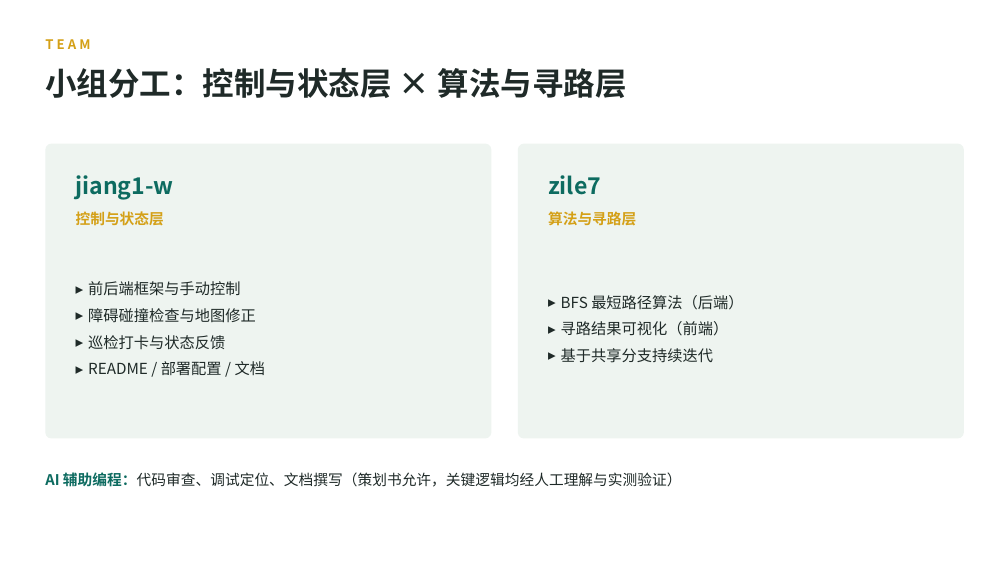
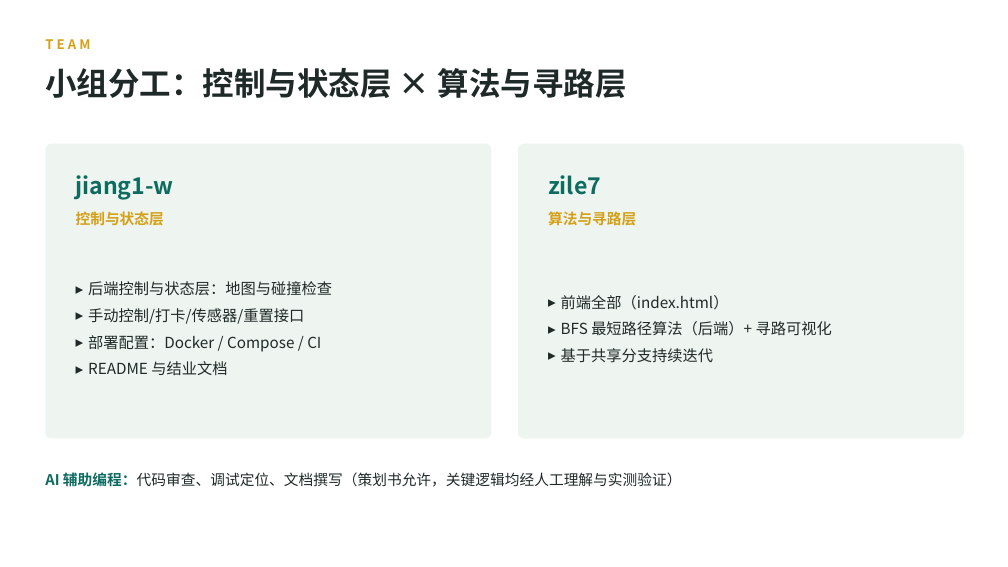
Before and after one commit to jiang1-w/git-example, a slide deck: slide 3 of 小车/docs/项目汇报.pptx. Drawn at 1008x567 pixels with LibreOffice and Linux fonts; fonts in the diff are those of the drawing. Boxes give left, top, right and bottom in pixels: in the first picture for what was removed or moved away, otherwise in the second. Text is boxed around its words. In the diff, an @@ line names an element or a change of style, - is before the commit and + after.

Commit message:
docs: 汇报 PPT 分工表修正——前端全部归属 zile7

```diff
--- a/小车/docs/项目汇报.pptx
+++ b/小车/docs/项目汇报.pptx
@@ text at (88,281,332,375): text changed @@
-▸ 前后端框架与手动控制
-▸ 障碍碰撞检查与地图修正
-▸ 巡检打卡与状态反馈
-▸ README / 部署配置 / 文档
+▸ 后端控制与状态层：地图与碰撞检查
+▸ 手动控制/打卡/传感器/重置接口
+▸ 部署配置：Docker / Compose / CI
+▸ README 与结业文档
@@ text at (561,295,832,336): text changed @@
-▸ BFS 最短路径算法（后端）
-▸ 寻路结果可视化（前端）
+▸ 前端全部（index.html）
+▸ BFS 最短路径算法（后端）+ 寻路可视化
```
